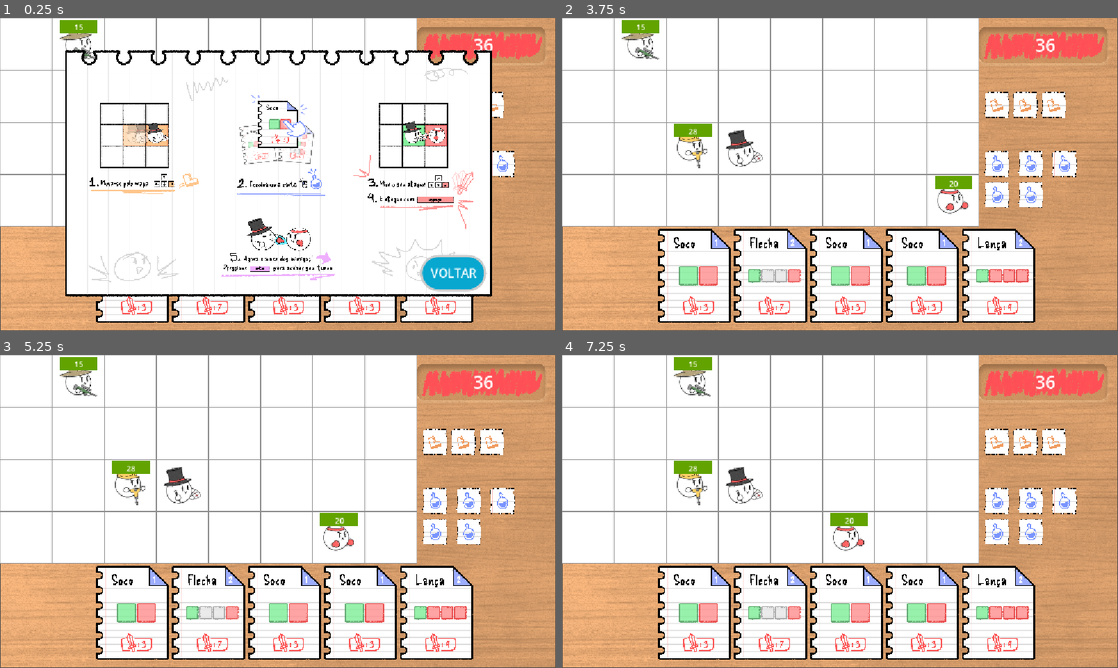
Above: before the commit, frames 1-4 (two rows, left to right).
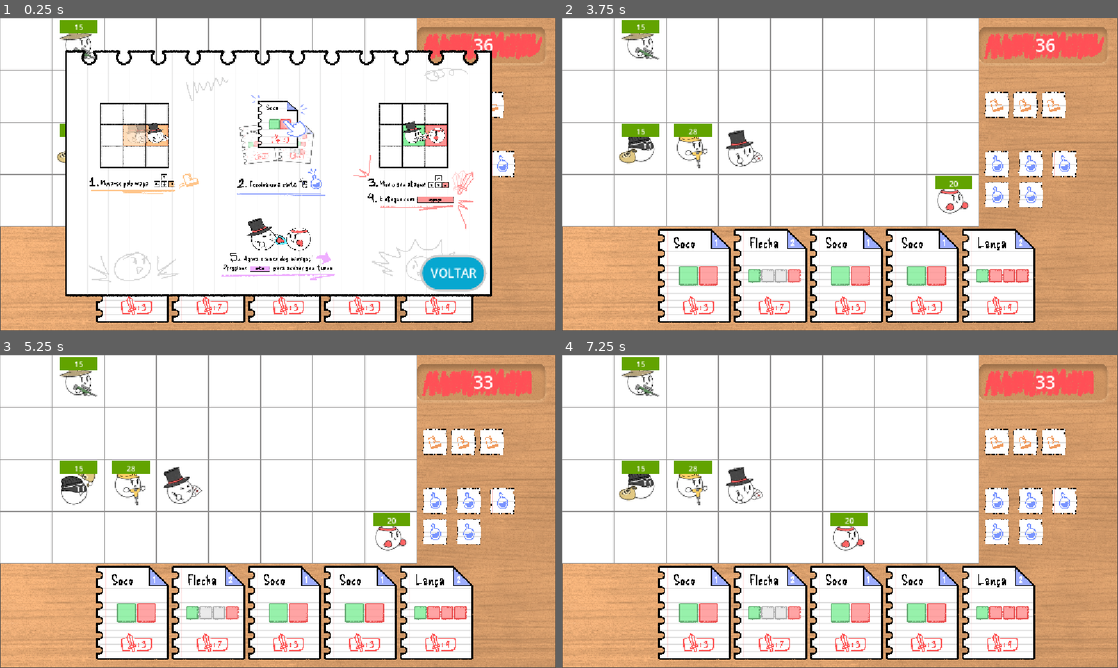
Above: after the commit, the same moments.

Repository: Gabico-Freitas/Grid-Card-Battle
Game: Godot game, scene res://level_3.tscn
Same seed, same stepped clock (60 frames per second), same inputs: the game is played once before the commit and once after it. This scene is started directly instead of the project's main scene.
Inputs (mouse positions are in pixels of both pictures, inside the frame that each line leads up to):
- Up to frame 1 (0.25 s): no input
- Up to frame 2 (3.75 s): click (695, 274) at 0.5 s; click (773, 274) at 1.25 s; click (845, 274) at 2 s; click (923, 274) at 2.75 s; click (1001, 274) at 3.5 s
- Up to frame 3 (5.25 s): click (389, 536) at 4.27 s; tap Enter (EndPlayerTurn) at 5 s; move the mouse to (400, 495) at 5.02 s; hold Right (Right) from 5.03 s (still down); hold Enter (EndPlayerTurn) from 5.03 s (still down)
- Up to frame 4 (7.25 s): move the mouse to (728, 527) at 5.77 s; release Right (Right) at 5.78 s; release Enter (EndPlayerTurn) at 5.78 s; hold Down (Down) 5.78-6.53 s; tap 1 (SelectCard1) at 5.85 s; tap Space (UseCard) at 6.5 s; move the mouse to (895, 442) at 6.52 s; hold Right (Right) from 6.53 s (still down); hold 2 (SelectCard2) from 6.53 s (still down)

The runs differ from the first frame. In frame 1, less than 0.1% of the frame differs, in the area x 10-12%, y 33-47%; in frame 2, 0.6%; in frame 3, 1.8%, in the area x 10-98%, y 4-63%; in frame 4, 1.7%.

Commit message:
finished thief

Diff:
--- a/sketchbound/level_3.tscn
+++ b/sketchbound/level_3.tscn
@@ -5,6 +5,7 @@
 [ext_resource type="PackedScene" uid="uid://bruxv3bouv8vj" path="res://battle_ui.tscn" id="3_kmy7e"]
 [ext_resource type="Texture2D" uid="uid://suqt1jdew35j" path="res://assets/grid_tile.png" id="4_833wy"]
 [ext_resource type="Script" uid="uid://mo1onamdpec3" path="res://scripts/grid.gd" id="5_ghrvs"]
+[ext_resource type="PackedScene" uid="uid://jk5t1b8beqfb" path="res://thief_enemy.tscn" id="6_b60u5"]
 [ext_resource type="PackedScene" uid="uid://bdkog88sqqrjm" path="res://player.tscn" id="6_jvy75"]
 [ext_resource type="PackedScene" uid="uid://dxqvdopqy1nhl" path="res://melee_enemy.tscn" id="7_g0tlw"]
 [ext_resource type="PackedScene" uid="uid://n0y7n1bb56ge" path="res://ranged_enemy.tscn" id="8_keufu"]
@@ -49,6 +50,10 @@
 script = ExtResource("5_ghrvs")
 player = NodePath("Player")
 
+[node name="Thief" parent="Grid" unique_id=1372790042 node_paths=PackedStringArray("grid") instance=ExtResource("6_b60u5")]
+initial_pos = Vector2i(1, 2)
+grid = NodePath("..")
+
 [node name="Player" parent="Grid" unique_id=1581596336 node_paths=PackedStringArray("ui", "grid") instance=ExtResource("6_jvy75")]
 ui = NodePath("../../UI")
 initial_pos = Vector2i(3, 2)
--- a/sketchbound/scripts/thief.gd
+++ b/sketchbound/scripts/thief.gd
@@ -1,7 +1,10 @@
 extends Enemy
+
 
 @onready var health_bar = $HealthBar
 var move_points : int
+var has_attacked : bool
+var path : Array[Vector2i]
 
 func _ready() -> void:
 	hp = 15
@@ -9,23 +12,24 @@
 	sprite = $AnimatedSprite2D
 	sprite.animation_finished.connect(_on_animation_finished)
 
-func do_turn() -> void:
-	move_points = 1
-	var path = grid.path_to_player(self)
+func do_move() -> bool:
+	if has_attacked: return true
+	if _try_attack():
+		has_attacked = true
+		return false
+	if move_points<=0: return true
 
-	if _try_attack(): return
-	while(move_points > 0):
-		if path.is_empty(): return
-		var next_cell = path.pop_front()
-		grid.set_entity_pos(self, next_cell)
-		move_points -= 1
-		if _try_attack(): return
+	if path.is_empty(): return true
+	var next_cell = path.pop_front()
+	grid.set_entity_pos(self, next_cell)
+	move_points -= 1
+
+	return false
 
 func new_turn_refresh() -> void:
-	return
-
-func do_move() -> bool:
-	return true
+	move_points = 1
+	path = grid.path_to_player(self)
+	has_attacked = false
 
 func _try_attack() -> bool:
 	for i in range(-2, 3):
@@ -35,7 +39,7 @@
 			var target_cell = grid.get_entity_pos(self) + Vector2i(i, j)
 			var entity = grid.get_entity(target_cell)
 			if entity is Player:
-				entity.take_damage(1)
+				entity.take_damage(3)
 				entity.stolen = true
 				sprite.play("attack")
 				return true
